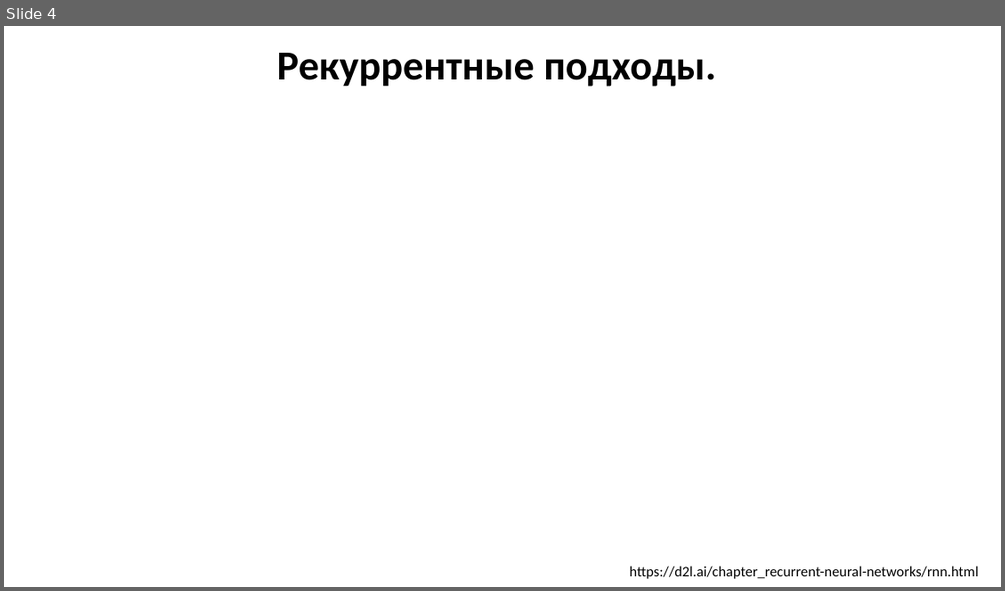
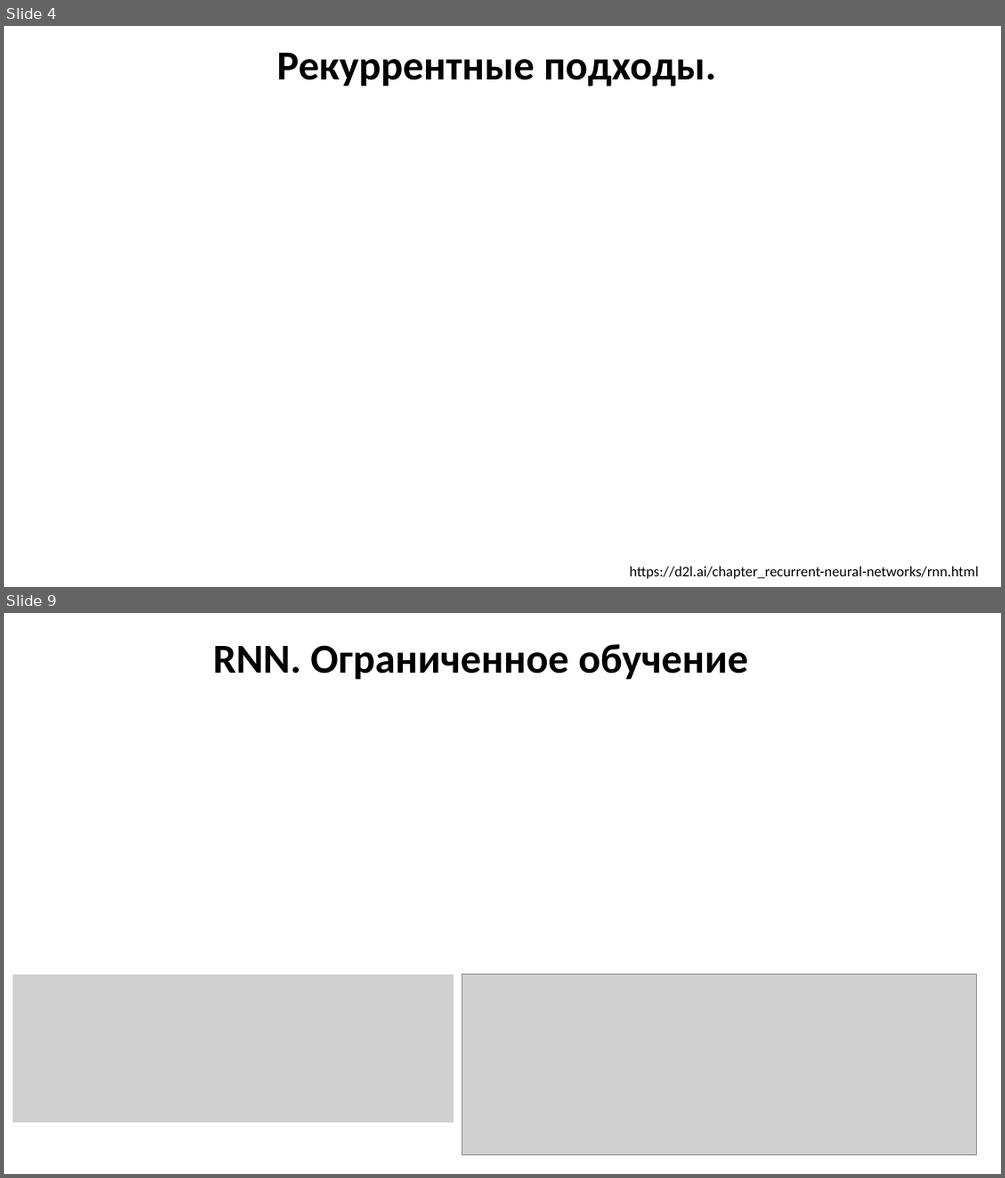
Before and after one commit to MVRonkin/TimeSeriesCourse, a slide deck: 2025/LEC/07-2 RNN.pptx. Shown one above the other, each under a label of ours: slide 4 before the commit, slides 4 and 9 after it; the slides between them are not shown. The pictures are 1005x591 and 1005x1178 pixels, drawn with LibreOffice and Linux fonts; fonts in the diff are those of the drawing; grey boxes stand for pictures. Boxes give left, top, right and bottom in pixels: in the first picture for what was removed or moved away, otherwise in the second. Text is boxed around its words. In the diff, an @@ line names an element or a change of style, - is before the commit and + after.

```diff
--- a/2025/LEC/07-2 RNN.pptx
+++ b/2025/LEC/07-2 RNN.pptx
@@ slide 9 added at [4, 613, 1001, 1174], background #FFFFFF @@
@@ title added at [213, 644, 748, 680], 39.6 pt, text #000000, bold @@
+RNN. Ограниченное обучение
@@ picture added at [12, 974, 453, 1122] @@
@@ picture added at [462, 974, 977, 1154] @@
```
Also in this commit, not shown: 1 slide changed, 12 other slides added, 85 slides removed.
